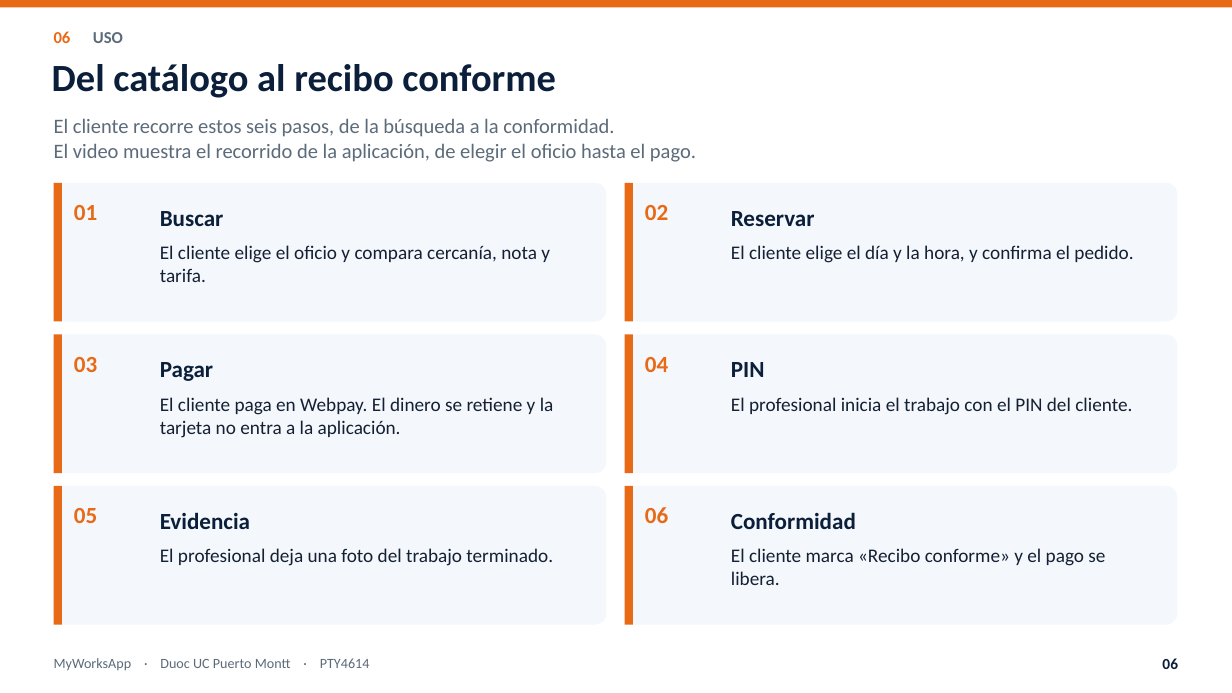
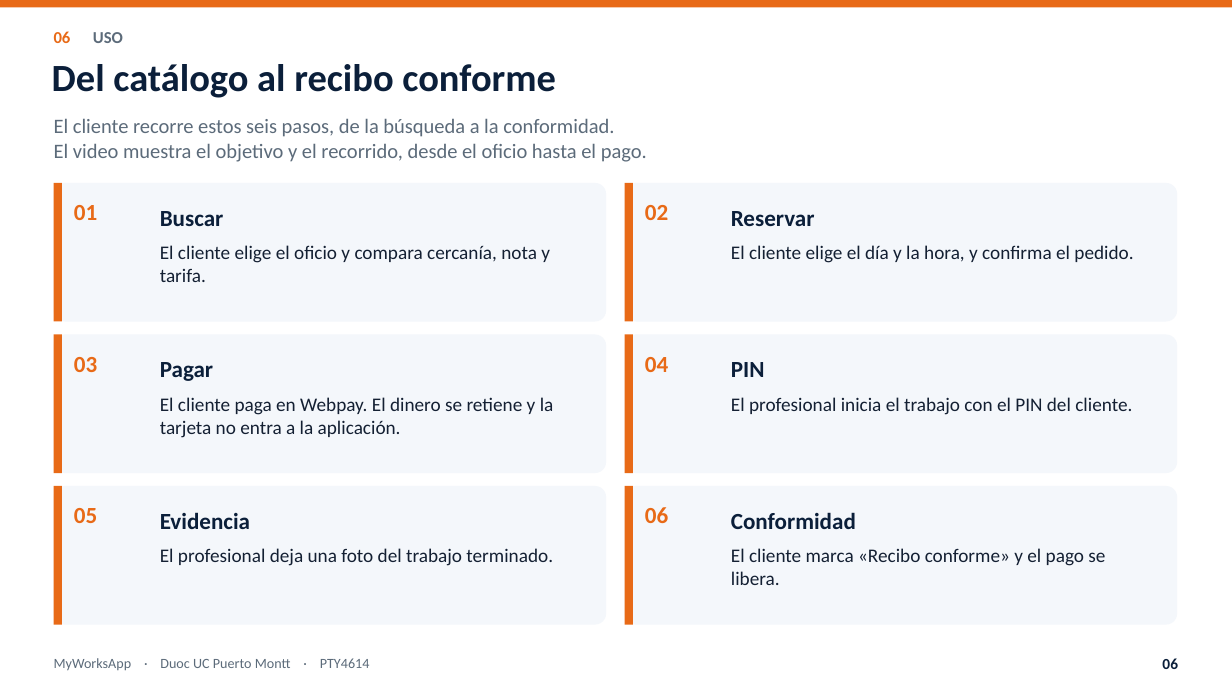
Before and after one commit to nicoussj/Proyecto-Titulo-MyWorksApp, a slide deck: slide 6 of Fase 2/Presentacion_final_MyWorksApp.pptx. Drawn at 1232x693 pixels with LibreOffice and Linux fonts; fonts in the diff are those of the drawing. Boxes give left, top, right and bottom in pixels: in the first picture for what was removed or moved away, otherwise in the second. Text is boxed around its words. In the diff, an @@ line names an element or a change of style, - is before the commit and + after.

```diff
--- a/Fase 2/Presentacion_final_MyWorksApp.pptx
+++ b/Fase 2/Presentacion_final_MyWorksApp.pptx
@@ text at box(54, 143, 647, 162): text changed @@
-El video muestra el recorrido de la aplicación, de elegir el oficio hasta el pago.
+El video muestra el objetivo y el recorrido, desde el oficio hasta el pago.
```
Also in this commit, not shown: 1 other file.
